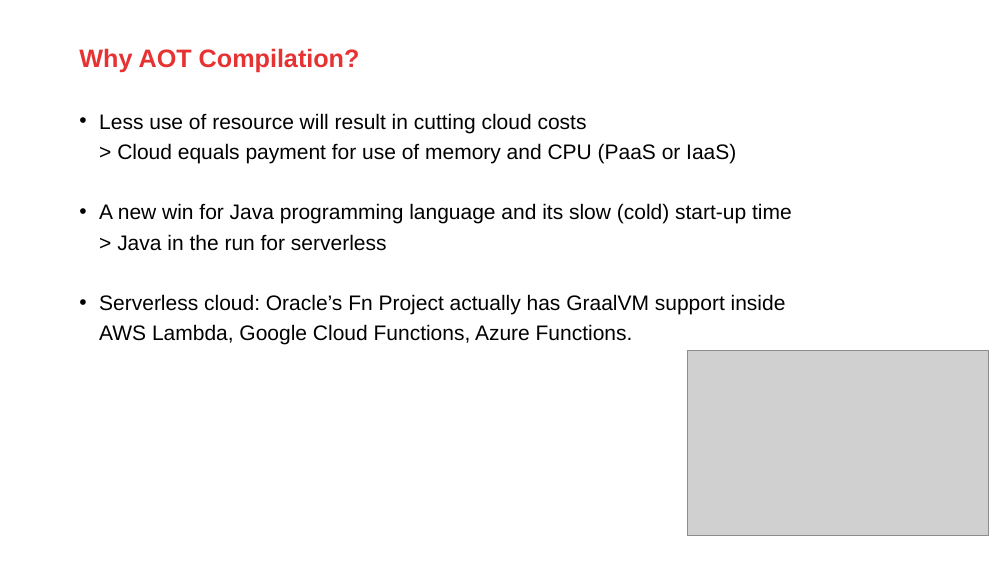
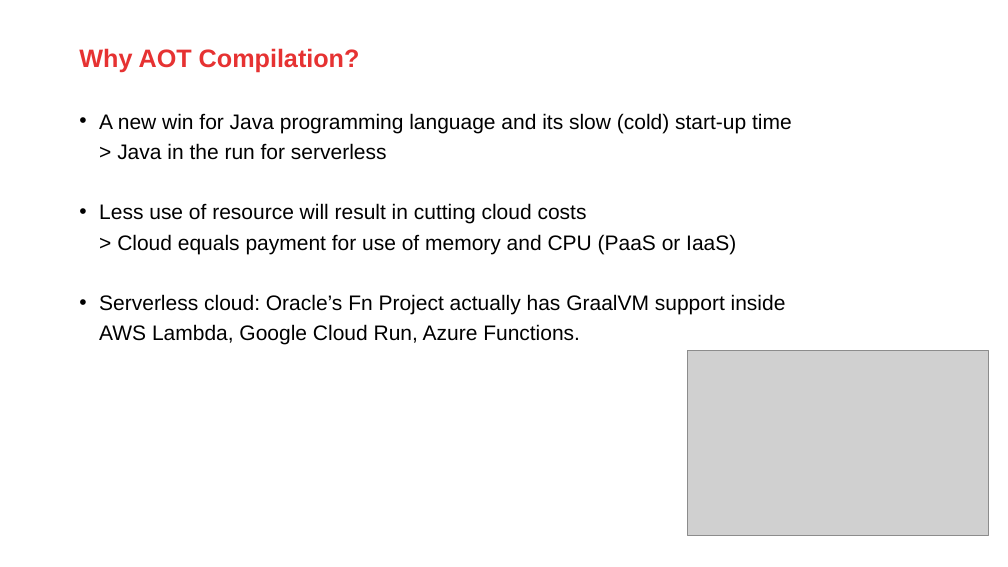
Before and after one commit to AMIS-Services/sig-graalvm-quarkus-15082019, a slide deck: slide 10 of GraalVM_20190815.pptx (slide 9 before the commit). Drawn at 1008x567 pixels with LibreOffice and Linux fonts; fonts in the diff are those of the drawing; grey boxes stand for pictures; background and template pictures are left out. Boxes give left, top, right and bottom in pixels: in the first picture for what was removed or moved away, otherwise in the second. Text is boxed around its words. In the diff, an @@ line names an element or a change of style, - is before the commit and + after.

Commit message:
Presentation Part1 - GraalVM

```diff
--- a/GraalVM_20190815.pptx
+++ b/GraalVM_20190815.pptx
@@ text at (x1=99, y1=113, x2=792, y2=160): paragraph added @@
+• A new win for Java programming language and its slow (cold) start-up time
+  > Java in the run for serverless
@@ text at (x1=99, y1=294, x2=786, y2=345): text changed @@
-• A new win for Java programming language and its slow (cold) start-up time
-  > Java in the run for serverless
-• Serverless cloud: Oracle’s Fn Project actually has GraalVM support inside
-  AWS Lambda, Google Cloud Functions, Azure Functions.
+• Serverless cloud: Oracle’s Fn Project actually has GraalVM support inside
+  AWS Lambda, Google Cloud Run, Azure Functions.
```
Also in this commit, not shown: 5 other slides changed.
